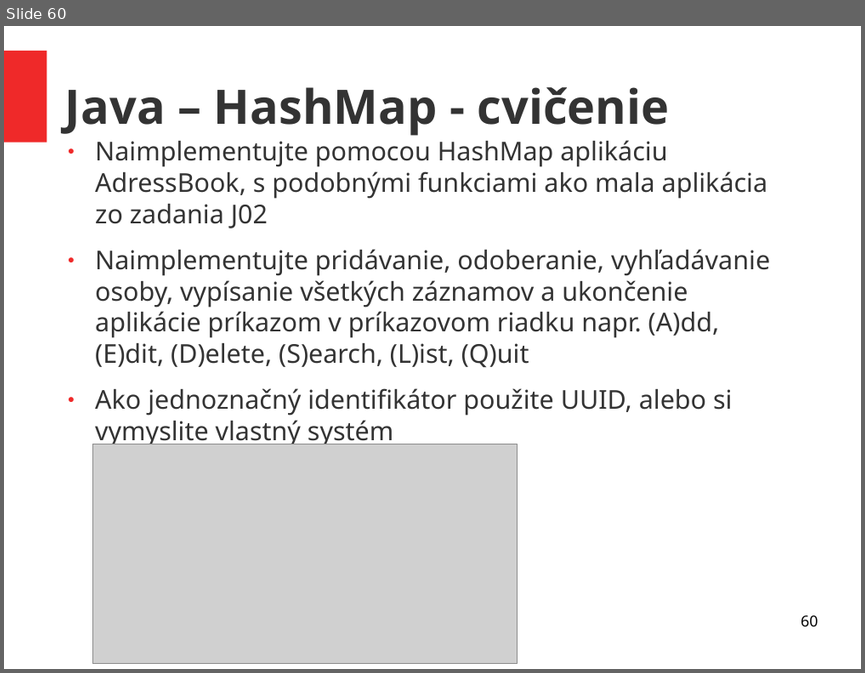
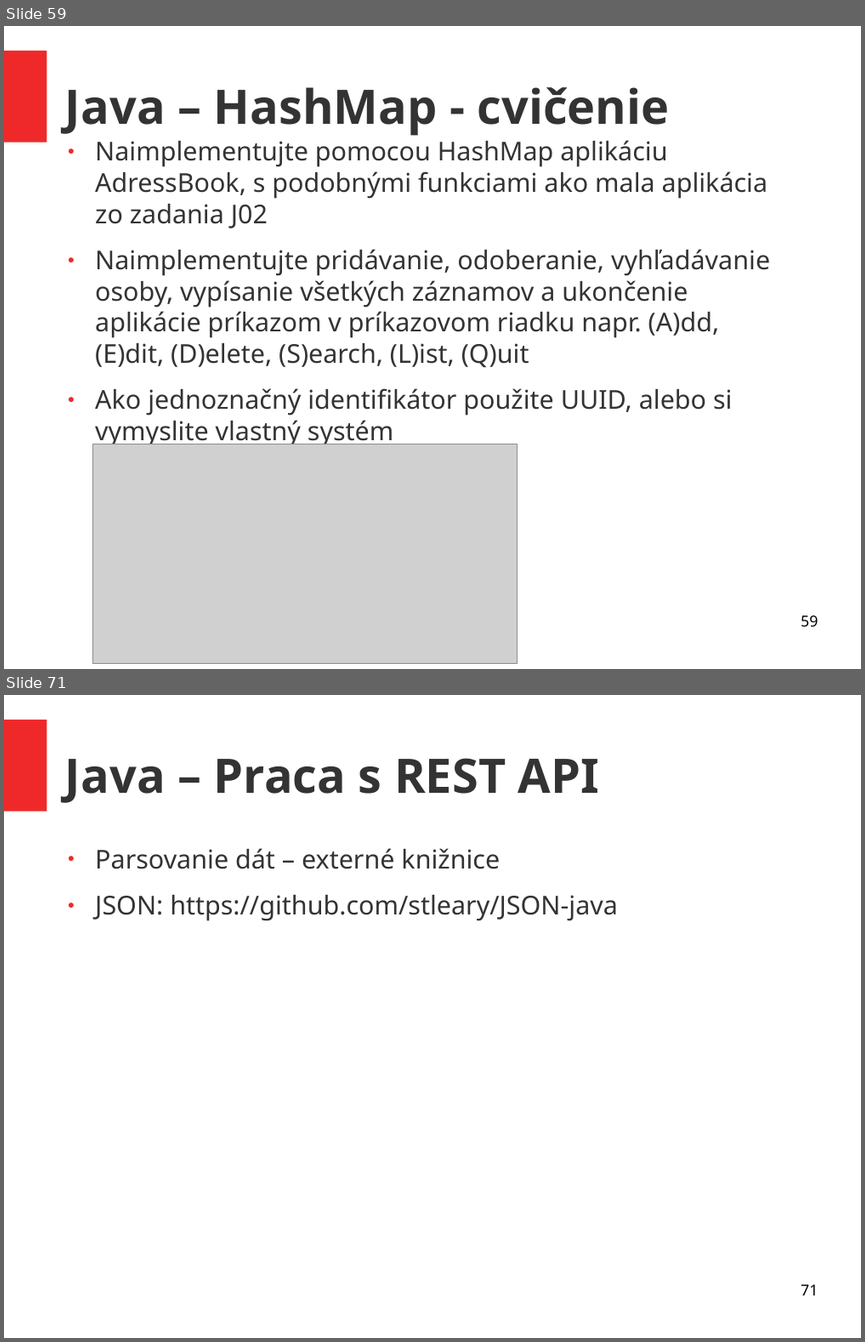
Before and after one commit to ukf-michalkohutek/prezentacia, a slide deck: seminar2.odp. Shown one above the other, each under a label of ours: slide 60 before the commit, slides 59 and 71 after it; the slides between them are not shown. The pictures are 865x673 and 865x1342 pixels, drawn with LibreOffice and Linux fonts; fonts in the diff are those of the drawing; grey boxes stand for pictures. Boxes give left, top, right and bottom in pixels: in the first picture for what was removed or moved away, otherwise in the second. Text is boxed around its words. In the diff, an @@ line names an element or a change of style, - is before the commit and + after.

Commit message:
rekurzia + REST API

```diff
--- a/seminar2.odp
+++ b/seminar2.odp
@@ slide 71 added at box(4, 695, 861, 1338), background #FFFFFF; not listed: 1 template element that a slide beside it also shows @@
@@ title added at box(65, 758, 599, 803), 44 pt, text #333333, bold @@
+Java – Praca s REST API
@@ text added at box(95, 848, 618, 921), 24 pt, text #333333 @@
+● Parsovanie dát – externé knižnice
+● JSON: https://github.com/stleary/JSON-java
@@ page number added at box(800, 1284, 817, 1295), 14 pt, text #000000 @@
+71
@@ what was slide 60 is now slide 59 @@
@@ page number at box(800, 615, 817, 627): text changed @@
-60
+59
```
Also in this commit, not shown: 1 slide changed, 10 other slides added, 1 slide removed, 1 other file.
